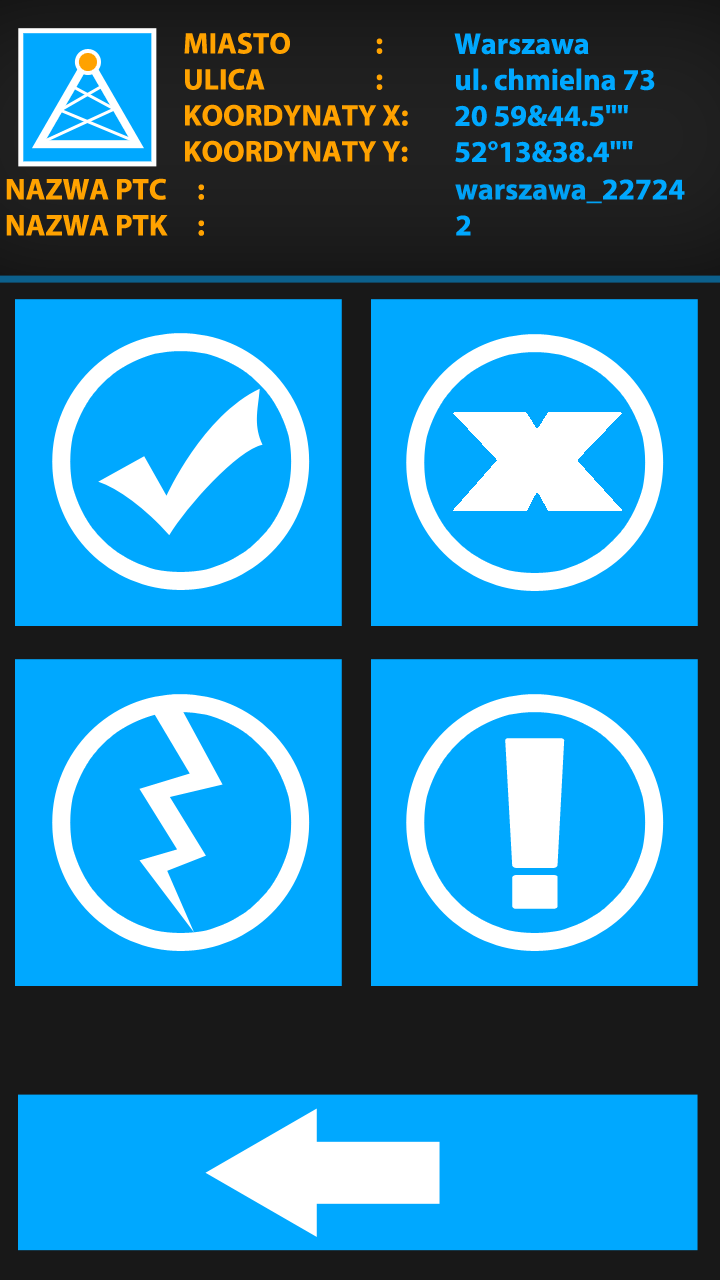
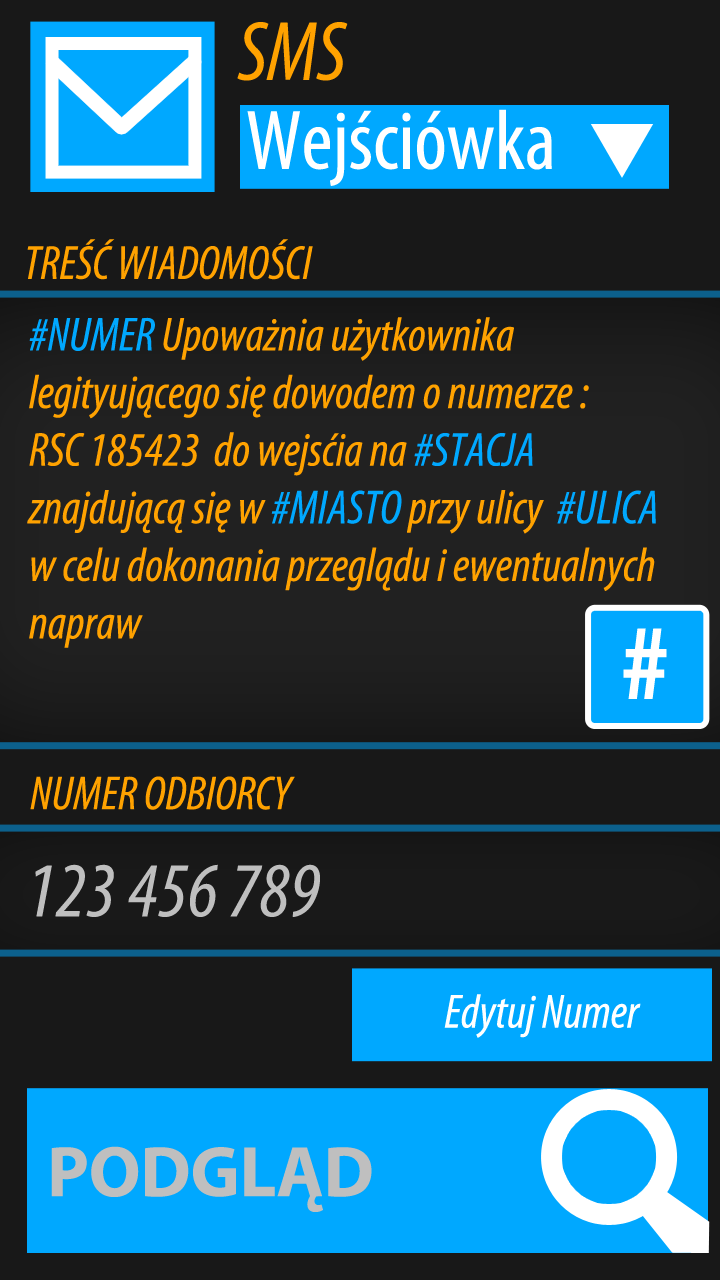
Before/after of a 720 x 1280 layered artwork. What changed in the layer stack:
removed group "back" (2 layers) over [18,1094,698,1251]
added group "SMS" (1st of 2) with 7 layers above "Numer" over [30,21,669,192]
added layer "Wejściówka" in group "SMS" over [247,109,552,186]
added layer "Shape 33" in group "SMS" over [240,105,669,189]
added layer "Shape 16" in group "SMS" over [45,37,202,179]
added layer "Shape 2 copy" (1st of 2, in "SMS") in group "SMS" over [30,21,215,192]
added group "Numer" with 6 layers above "TOP" over [0,776,720,1062]
added group "edytuj wiad copy" with 2 layers in group "Numer" over [352,968,712,1062]
added layer "Shape 31" (1st of 2, in "Numer" › "edytuj wiad copy") in group "edytuj wiad copy" over [352,968,712,1062]
added layer "Shape 30 copy" in group "Numer" over [0,824,720,957]
removed group "ICON" (11 layers) from group "TOP" over [6,28,685,236]
removed layer "NAZWA PTC : warszawa_22724 NAZWA PTK :" from group "ICON" over [6,178,685,236]
removed layer "Warszawa ul. chmielna 73 20 59&44.5'' 52°13&38.4''" from group "TOP" over [454,33,655,163]
removed layer "MIASTO : ULICA : KOORDYNATY X: KOORDYNATY Y:" from group "TOP" over [184,32,408,162]
added group "wiadowmosc" with 9 layers in group "TOP" over [0,290,720,879]
added layer "#NUMER Upoważnia użytkownika legityującego się dowodem o numerz" in group "wiadowmosc" over [27,317,656,648]
moved "Shape 30" into group "wiadowmosc", painted on it over [0,0,720,750]
hid group "wystaw wej" (3 layers) over [15,299,342,626]
hid group "zamknij wej" (3 layers) over [371,299,698,626]
hid group "do elektrowni" (3 layers) over [15,659,342,986]
hid group "alarmy" (3 layers) over [371,659,698,986]
added group "wyszukj" with 2 layers above "PODGLĄD" over [541,1089,710,1253]
moved "Shape 4" into group "wyszukj", painted on it over [205,1089,678,1237]
renamed "Shape 3" to "Shape 35", moved it out of group "back", painted on it over [18,1088,708,1253]
…and 22 more changes (12 added, 10 removed)
